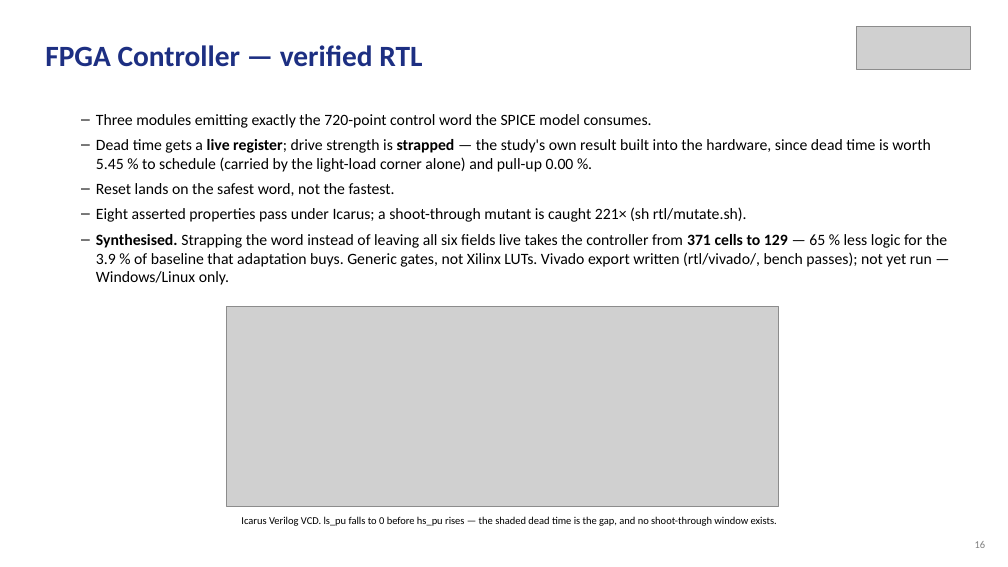
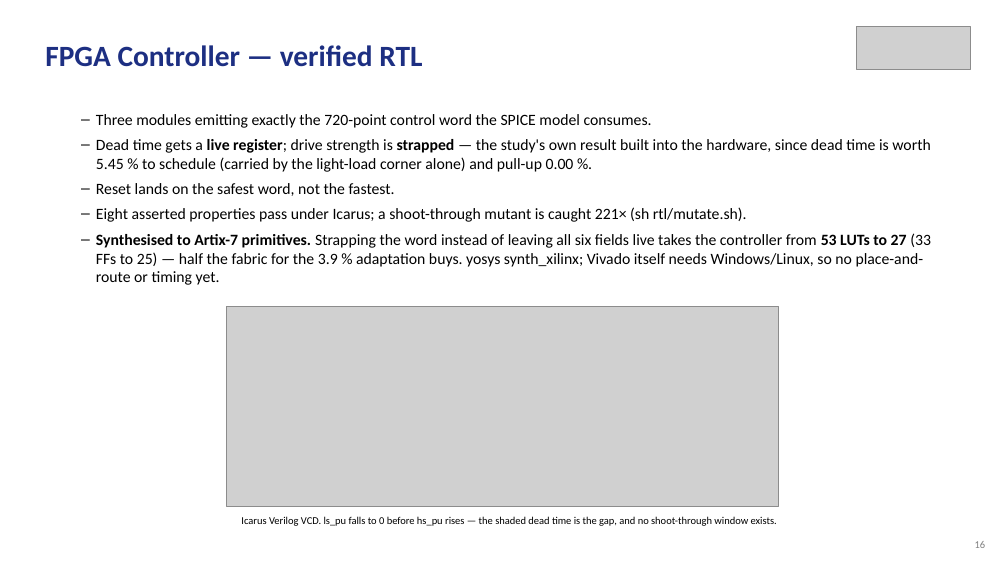
Before and after one commit to Amritha902/gan-driver, a slide deck: slide 16 of review/Review1_GaN_Segmented_Gate_Driver.pptx. Drawn at 1008x567 pixels with LibreOffice and Linux fonts; fonts in the diff are those of the drawing; grey boxes stand for pictures. Boxes give left, top, right and bottom in pixels: in the first picture for what was removed or moved away, otherwise in the second. Text is boxed around its words. In the diff, an @@ line names an element or a change of style, - is before the commit and + after.

```diff
--- a/review/Review1_GaN_Segmented_Gate_Driver.pptx
+++ b/review/Review1_GaN_Segmented_Gate_Driver.pptx
@@ text at [96,233,931,285]: text changed @@
-– Synthesised. Strapping the word instead of leaving all six fields live takes the controller from 371 cells to 129 — 65 % less logic for the 3.9 % of baseline that adaptation buys. Generic gates, not Xilinx LUTs. Vivado export written (rtl/vivado/, bench passes); not yet run — Windows/Linux only.
+– Synthesised to Artix-7 primitives. Strapping the word instead of leaving all six fields live takes the controller from 53 LUTs to 27 (33 FFs to 25) — half the fabric for the 3.9 % adaptation buys. yosys synth_xilinx; Vivado itself needs Windows/Linux, so no place-and-route or timing yet.
```
Also in this commit, not shown: 7 other files.
